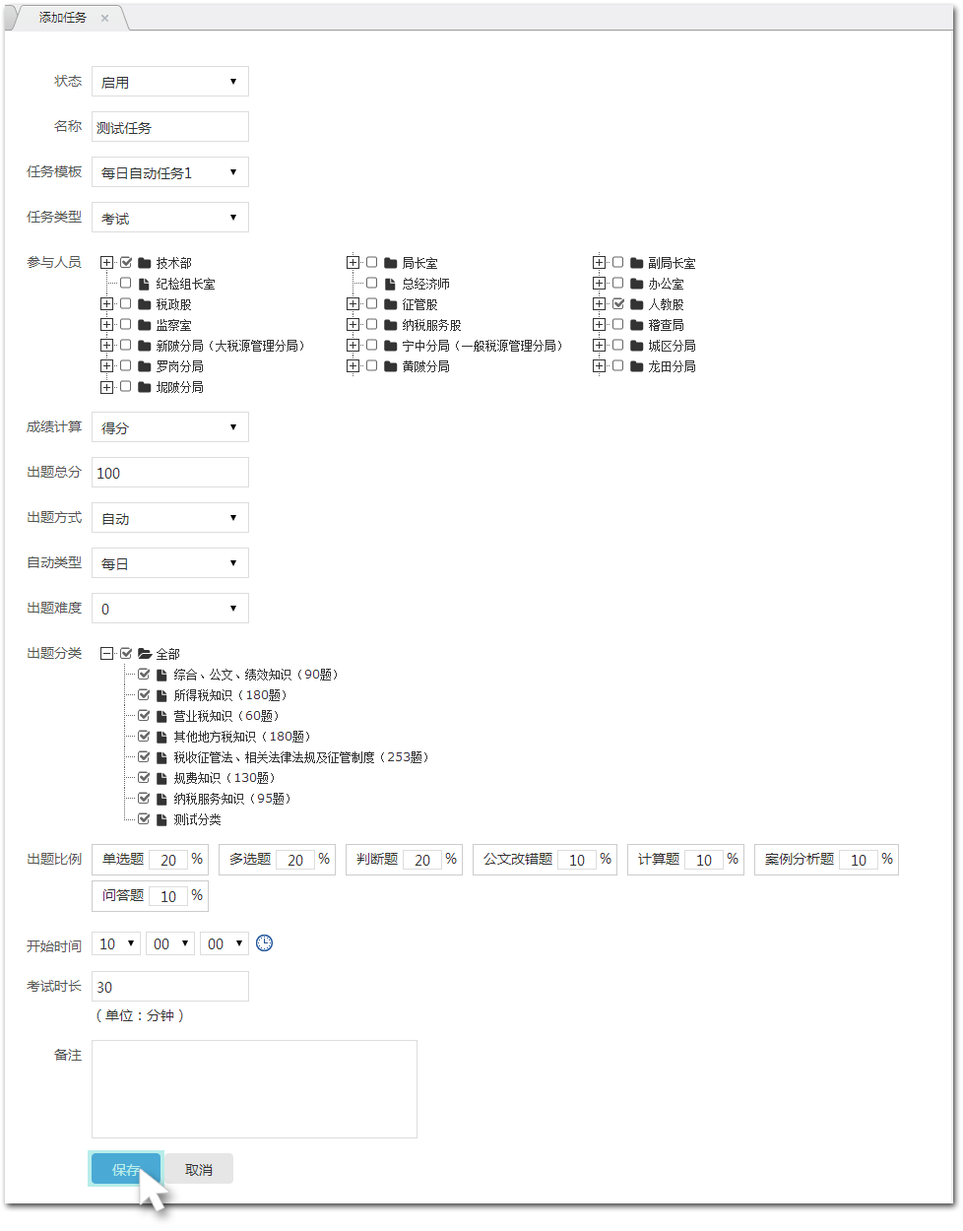
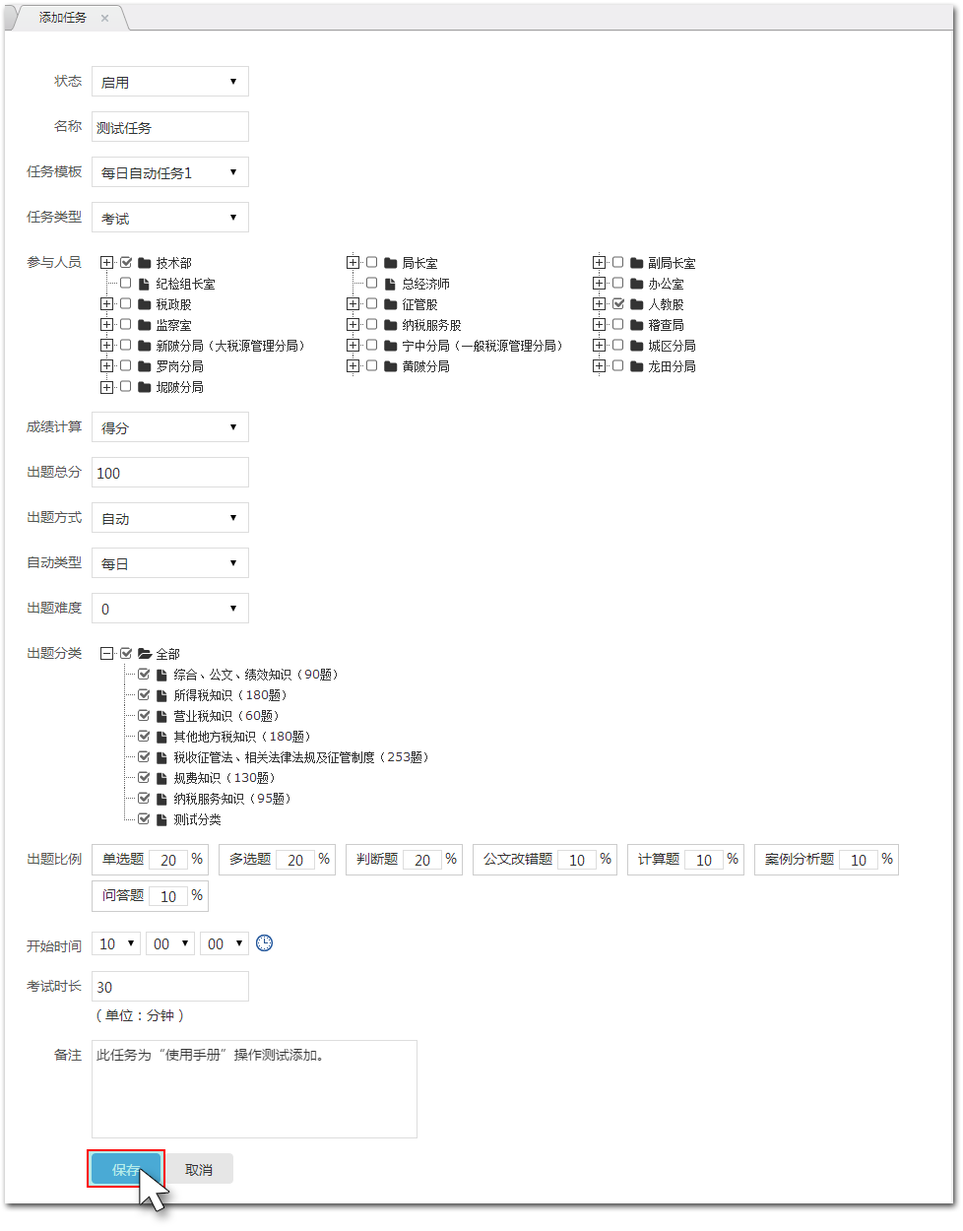
Revision of a layered w=963, h=1231 image; what changed, layer by layer:
added layer "图层 10" in group "保存指示层（小）" over (86, 1149, 166, 1189)
painted on "图层 0" over (95, 1049, 323, 1061)
